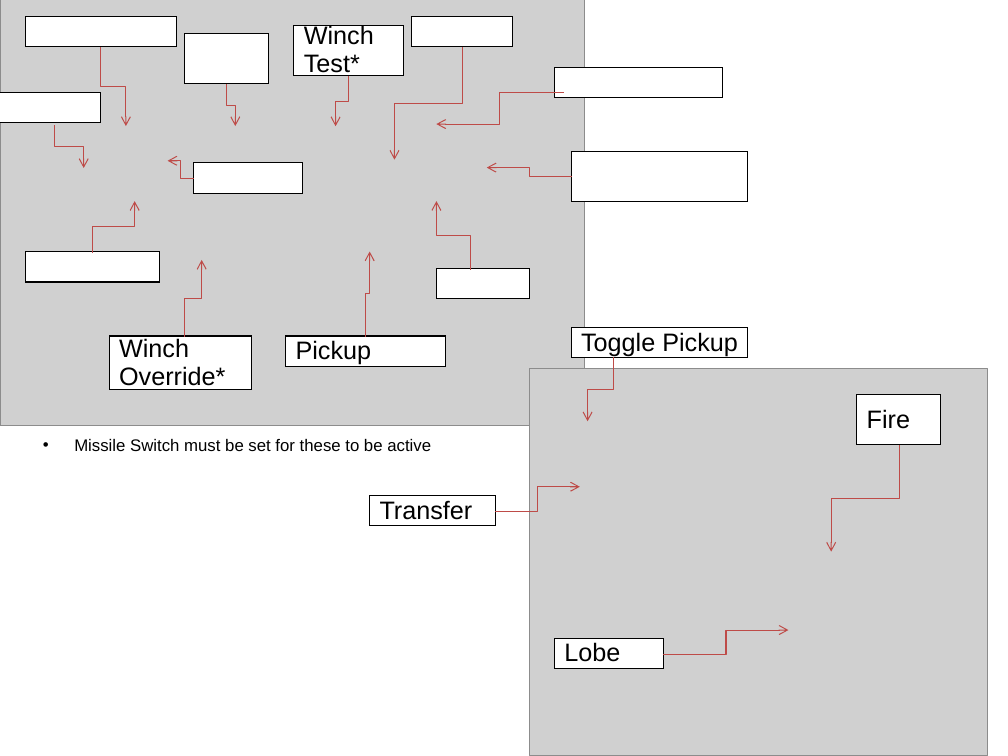
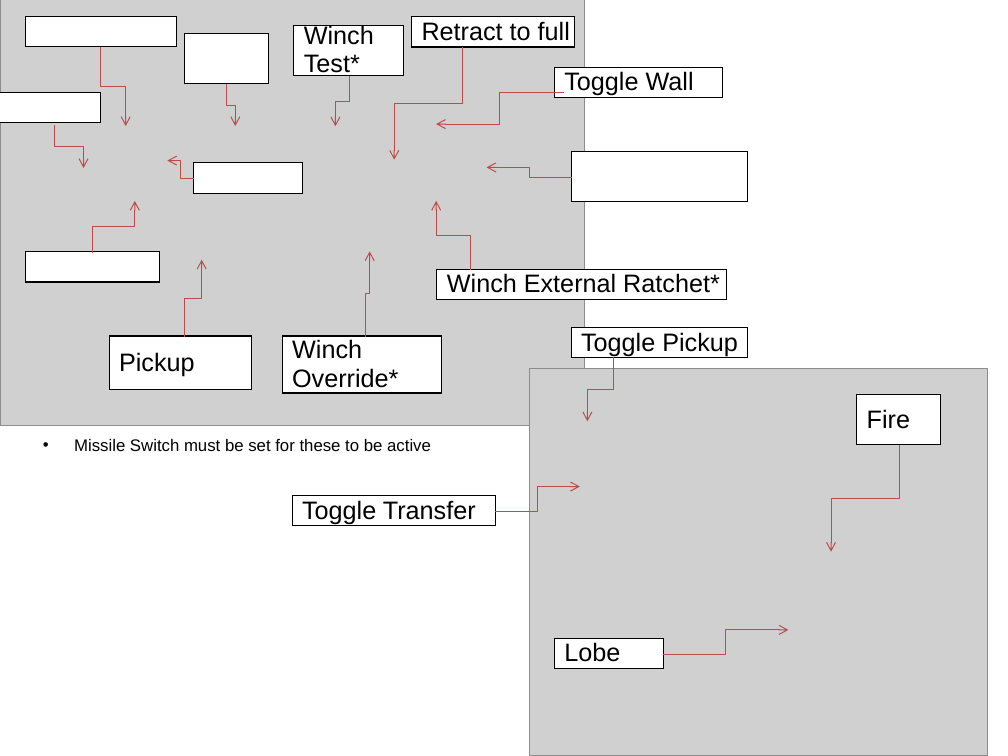
Before and after one commit to BobcatRobotics-Archive/2014, a slide deck: slide 1 of ControllerLayout.ppt. Drawn at 1008x756 pixels with LibreOffice and Linux fonts; fonts in the diff are those of the drawing; grey boxes stand for pictures. Boxes give left, top, right and bottom in pixels: in the first picture for what was removed or moved away, otherwise in the second. Text is boxed around its words. In the diff, an @@ line names an element or a change of style, - is before the commit and + after.

Commit message:
Auto mode tweaks. Add fire at end of match. Modify firing sequence for new winch.

```diff
--- a/ControllerLayout.ppt
+++ b/ControllerLayout.ppt
@@ rectangle "Retract to full" resized from (x1=411, y1=17, x2=512, y2=47) to (x1=411, y1=17, x2=575, y2=47) @@
@@ text in rectangle at (x1=422, y1=21, x2=570, y2=41): text added @@
+Retract to full
@@ text in rectangle at (x1=564, y1=71, x2=694, y2=96): text added @@
+Toggle Wall
@@ rectangle "Winch External Ratchet*" resized from (x1=436, y1=269, x2=529, y2=299) to (x1=437, y1=269, x2=727, y2=299) @@
@@ text in rectangle at (x1=447, y1=273, x2=720, y2=293): text added @@
+Winch External Ratchet*
@@ text in rectangle at (x1=119, y1=352, x2=195, y2=376): text changed @@
-Winch
-Override*
+Pickup
@@ rectangle "Winch" resized from (x1=285, y1=336, x2=445, y2=366) to (x1=282, y1=336, x2=442, y2=393) @@
@@ text in rectangle at (x1=292, y1=339, x2=398, y2=388): text changed @@
-Pickup
+Winch
+Override*
@@ rectangle "Toggle Transfer" resized from (x1=370, y1=496, x2=496, y2=526) to (x1=292, y1=496, x2=496, y2=526) @@
@@ text in rectangle at (x1=302, y1=500, x2=476, y2=524): text changed @@
-Transfer
+Toggle Transfer
```
Also in this commit, not shown: 1 other slide changed, 11 other files.
